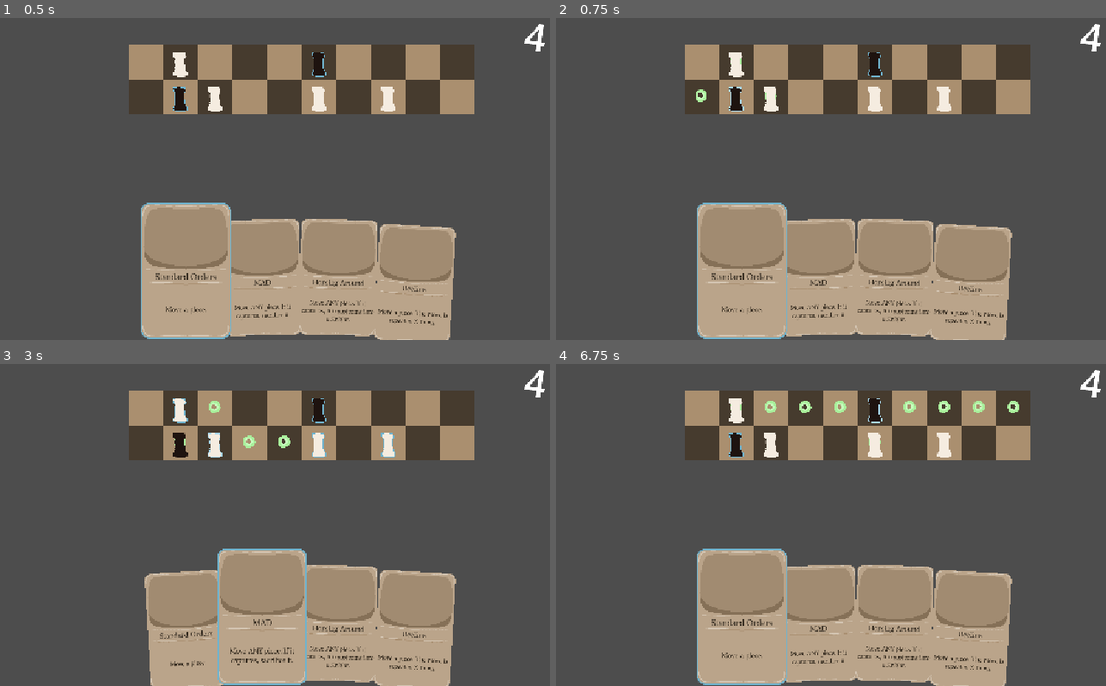
Above: before the commit, frames 1-4 (two rows, left to right).
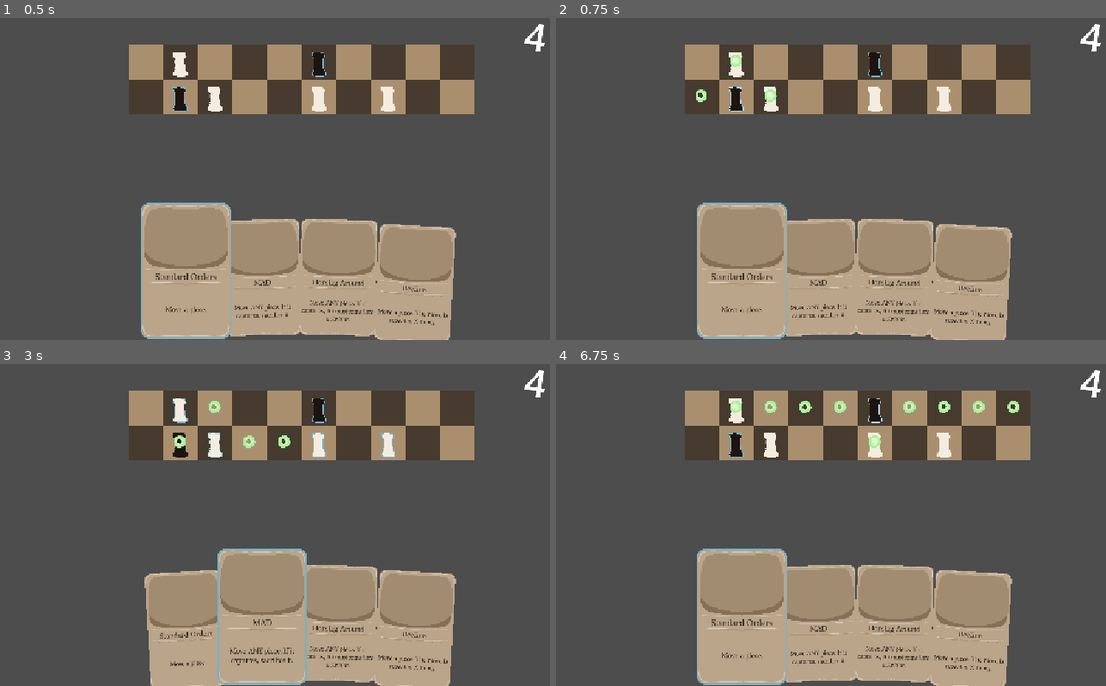
Above: after the commit, the same moments.

Repository: yourname3/gmtk-2026
Game: Godot game, scene res://levels/charge_lineup_variation1.tscn
Two runs of this game, one before a commit and one after it. Both use one fixed random seed, a clock stepped at 60 frames per second and the inputs below. This scene is started directly instead of the project's main scene.
Inputs (mouse positions are in pixels of both pictures, inside the frame that each line leads up to):
- Up to frame 1 (0.5 s): no input
- Up to frame 2 (0.75 s): move the mouse to (737, 95) at 0.52 s; click (737, 95) at 0.6 s
- Up to frame 3 (3 s): tap Enter at 1.25 s; move the mouse to (143, 441) at 1.27 s; click (143, 441) at 1.35 s; click "Undo" at 2 s; tap Space at 2.75 s; move the mouse to (214, 441) at 2.77 s; click (214, 441) at 2.85 s
- Up to frame 4 (6.75 s): tap Enter at 3.5, 5.75 s; move the mouse to (803, 441) at 3.52 s; click (803, 441) at 3.6 s; click "Undo" at 4.25 s; tap Space at 5, 6.5 s; move the mouse to (875, 441) at 5.02 s; click (875, 441) at 5.1 s; move the mouse to (946, 441) at 5.77 s; click (946, 441) at 5.85 s; move the mouse to (875, 409) at 6.52 s; click (875, 409) at 6.6 s

Frame 1 is identical in both runs. In frame 2, 0.1% of the frame differs, in the area x 31-40%, y 11-27%; in frame 3, less than 0.1%; in frame 4, 0.1%, in the area x 31-59%, y 11-27%.

Commit message:
Make sure BoardHighlighter appears above pieces

Diff:
--- a/level_base.tscn
+++ b/level_base.tscn
@@ -37,6 +37,7 @@
 script = ExtResource("3_agx4c")
 
 [node name="BoardHighlighter" parent="." unique_id=1546895326 instance=ExtResource("4_x6ek4")]
+z_index = 200
 
 [node name="CanvasLayer" type="CanvasLayer" parent="." unique_id=934646317]
 
